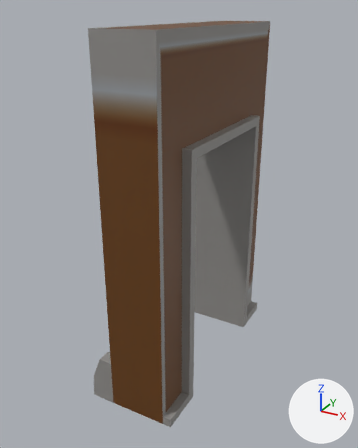
An edit to the FBX model project/Assets/Models/Walls/SM_Wall_Doorframe_NoTop.fbx, drawn before and after from the same camera.
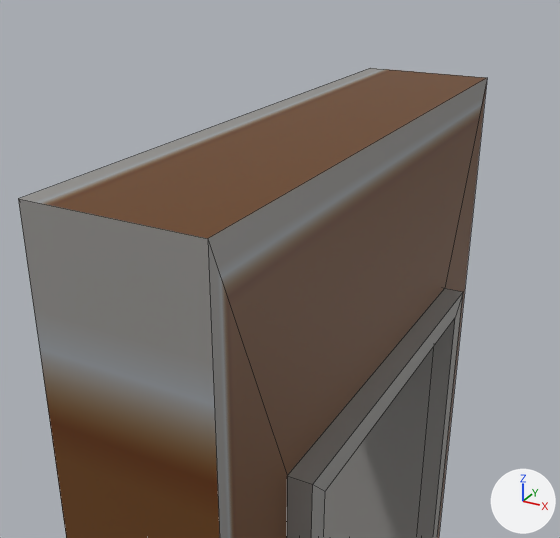
Old and new are each drawn whole from a 50 mm lens placed at (1.12, -3.17, 3.18), pointed at (-0.85, 0.41, 1.39) and again close up from a 50 mm lens placed at (0.29, -1.65, 3.6), pointed at (-1.05, 0.8, 2.38). Every picture has the same lights, and +X, +Y and +Z are marked at lower right. The close-ups show mesh edges as thin lines. Where no turn or scale is listed for an object, it has been applied to the vertices. Vertices at the same position are counted once.

The first close-up shows 'SM_Wall_Doorframe_NoTop'.
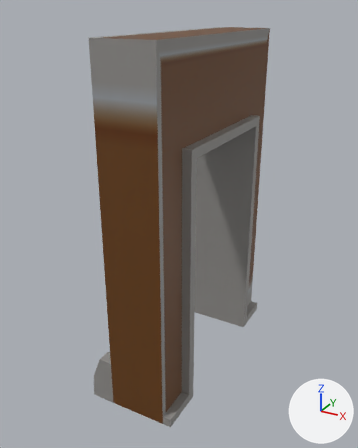
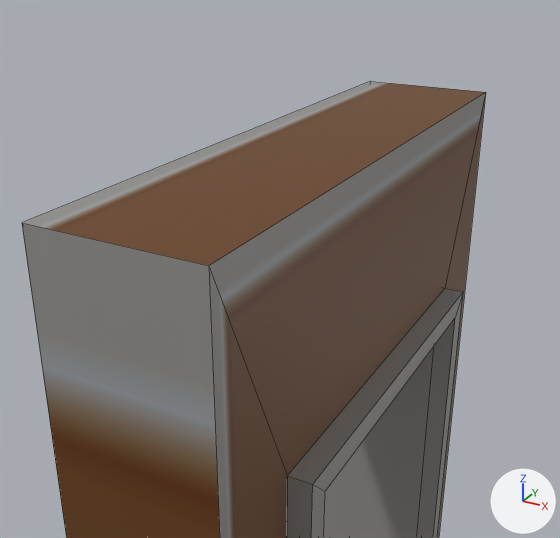
Pixel boxes [x1, y1, x2, y2] of what changed, in the close-ups (560 x 538 px):
'SM_Wall_Doorframe_NoTop', reshaped
    before: [18, 68, 487, 538]
    after: [22, 81, 486, 538]

Diff of the bpy script that builds the scene:
```diff
--- a/project/Assets/Models/Walls/SM_Wall_Doorframe_NoTop.fbx.py
+++ b/project/Assets/Models/Walls/SM_Wall_Doorframe_NoTop.fbx.py
@@ me_mesh @@
 me_mesh.from_pydata(...)  # 92 vertices, 73 faces; spans x -1.21..-0.42, y -0.5..1.5, z 0.0..3.06
 # used by ob_sm_wall_doorframe_notop; location = (0.0, 0.0, 0.0)
 # before: 0 (-1.0, 1.5, 3.06) at pixel (370, 68), 1 (-0.5, 1.5, 3.06) at pixel (487, 77), 46 (-1.0, -0.5, 3.06) at pixel (18, 198), 47 (-0.5, -0.5, 3.06) at pixel (207, 238)
+# me_mesh part 1
+for i in [0, 1, 46, 47]: me_mesh.vertices[i].co += Vector((0.0, 0.0, -0.06))
 me_mesh.materials.append(mat_m_wall)
```
